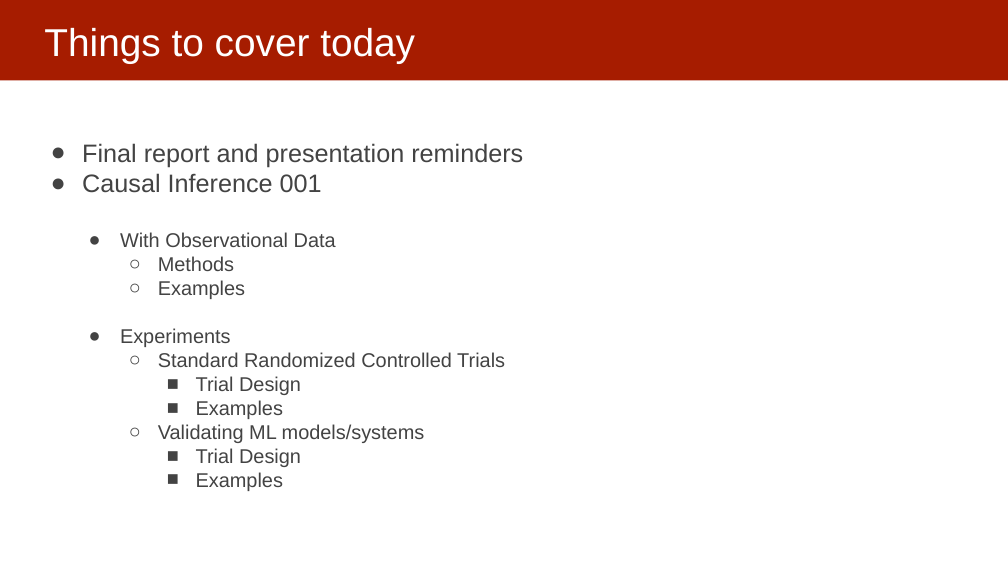
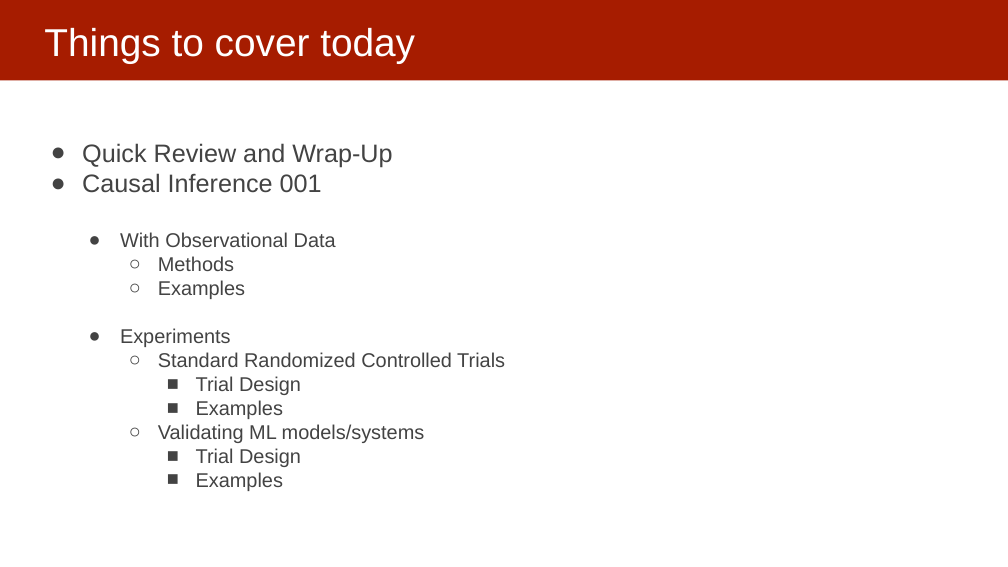
Before and after one commit to dssg/mlforpublicpolicylab, a slide deck: slide 3 of 14 - Presentations and Wrap-Up/causal inference.pptx (slide 2 before the commit). Drawn at 1008x567 pixels with LibreOffice and Linux fonts; fonts in the diff are those of the drawing. Boxes give left, top, right and bottom in pixels: in the first picture for what was removed or moved away, otherwise in the second. Text is boxed around its words. In the diff, an @@ line names an element or a change of style, - is before the commit and + after.

Commit message:
wrap up and causal inference slides

```diff
--- a/14 - Presentations and Wrap-Up/causal inference.pptx
+++ b/14 - Presentations and Wrap-Up/causal inference.pptx
@@ text at box(82, 143, 392, 168): text changed @@
-● Final report and presentation reminders
+● Quick Review and Wrap-Up
```
Also in this commit, not shown: 2 other slides changed, 20 slides added.
